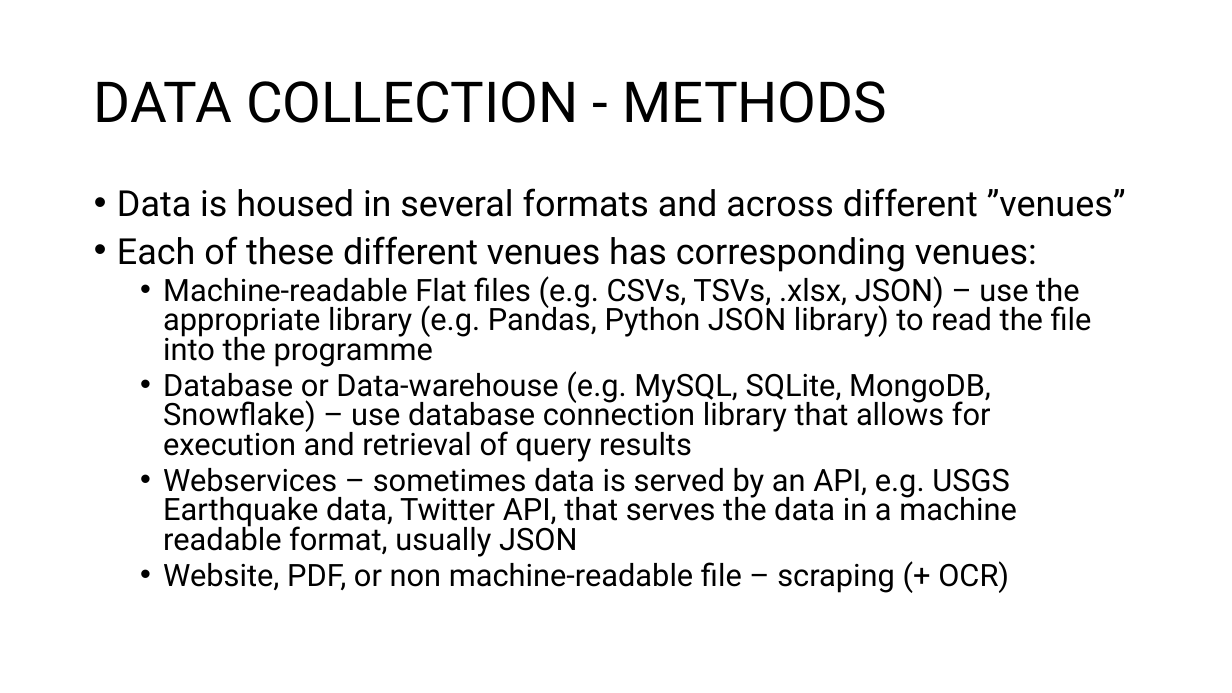
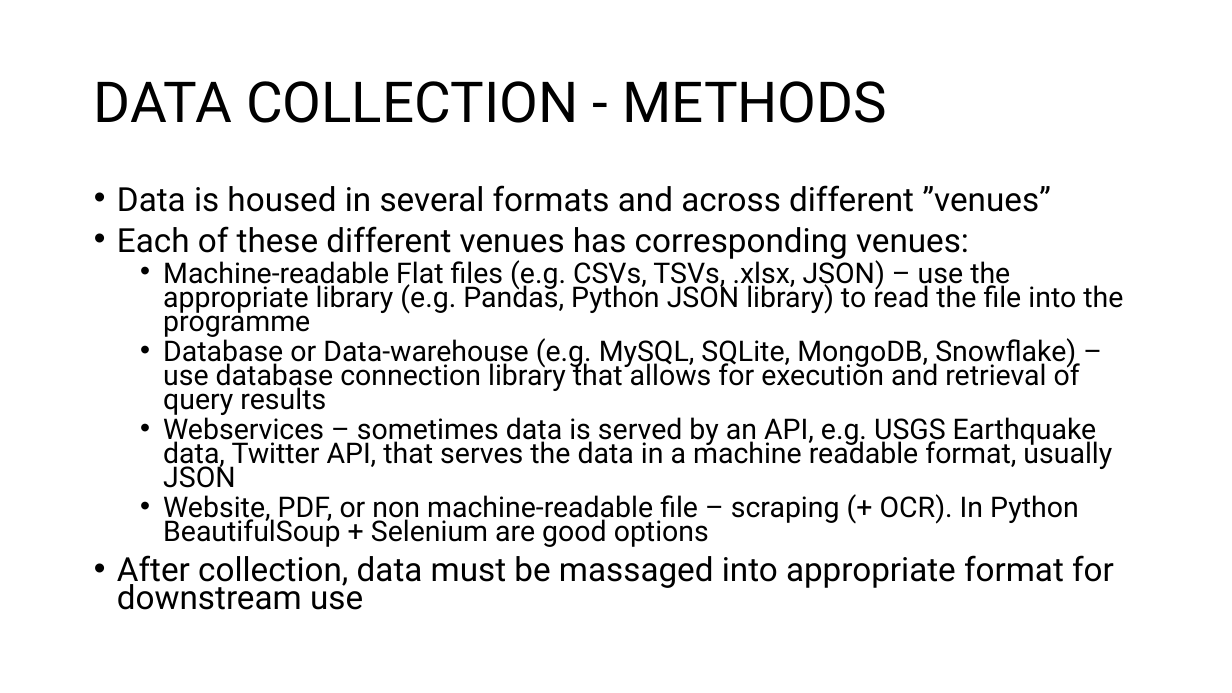
Before and after one commit to InzamamRahaman/COMP6940-2023, a slide deck: slide 4 of Lectures/Lecture 2/COMP6940 Lecture 2.pptx. Drawn at 1232x693 pixels with LibreOffice and Linux fonts; fonts in the diff are those of the drawing. Boxes give left, top, right and bottom in pixels: in the first picture for what was removed or moved away, otherwise in the second. Text is boxed around its words. In the diff, an @@ line names an element or a change of style, - is before the commit and + after.

```diff
--- a/Lectures/Lecture 2/COMP6940 Lecture 2.pptx
+++ b/Lectures/Lecture 2/COMP6940 Lecture 2.pptx
@@ text at bbox=[117, 185, 1123, 488]: size 28 to 25.9 pt in "Data is housed in several formats and ...", "Each of these different venues has corresponding ..."; size 24 to 22.2 pt in "Machine-readable Flat files (e.g. CSVs, TSVs, .xlsx, ...", "Database or Data-warehouse (e.g. MySQL, SQLite, MongoDB, ...", "Webservices – sometimes data is served by ..."; line spacing 0.8 to 0.7 @@
@@ text at bbox=[117, 494, 1114, 610]: text changed; size 24 to 22.2 pt @@
-  • Website, PDF, or non machine-readable file – scraping (+ OCR)
+  • Website, PDF, or non machine-readable file – scraping (+ OCR). In Python BeautifulSoup + Selenium are good options
+• After collection, data must be massaged into appropriate format for downstream use
```
Also in this commit, not shown: 2 other slides changed, 4 slides added, 22 slides removed, 12 other files.
